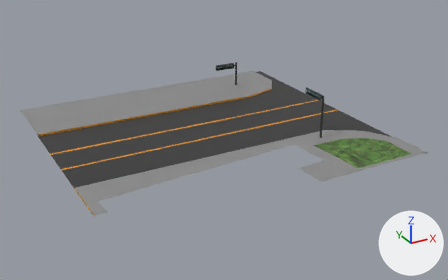
Two versions of the OBJ model data/maps/3D/mcity/import/map/0A_phut_s.obj, one commit apart.
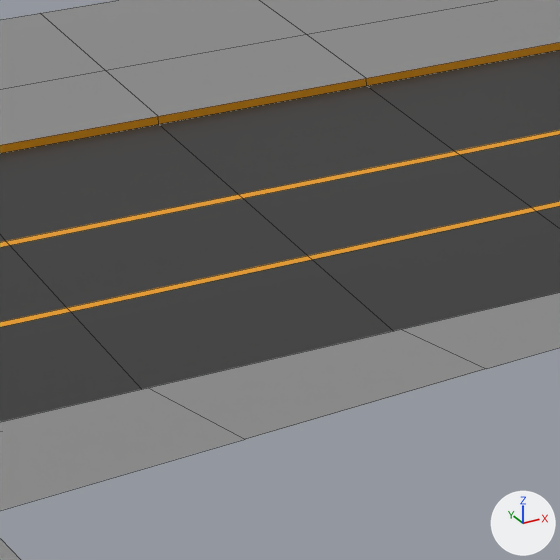
Each version is shown whole from a camera (50 mm lens) standing at (-13.79, -26.51, 12.62) and looking at (0.37, -0.76, -0.25), then close up on the part from 23% to 49% of the width and 33% to 75% of the height. Every picture has the same lights, and +X, +Y and +Z are marked at lower right. The close-ups show mesh edges as thin lines. Where no turn or scale is listed for an object, it has been applied to the vertices. Vertices at the same position are counted once.

The first close-up shows '0A_phut_s'.
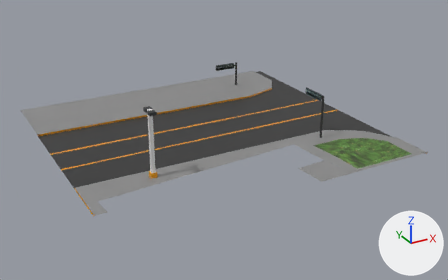
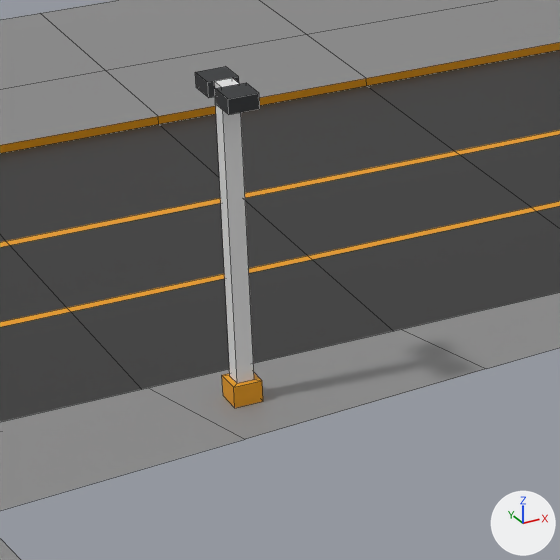
Location of each change, [x1, y1, x2, y2] in pixels of the close-ups (560 x 560 px):
part 1 of me_0a_phut_s, added: after [195, 67, 239, 98]
part 2 of me_0a_phut_s, added: after [215, 83, 260, 115]
part 3 of me_0a_phut_s, added: after [214, 78, 263, 408]

Edits to the bpy script that builds the scene:
```text
Add mat_marsindx_1:
    mat_marsindx_1 = principled_material('MARSINDX_1')
    mat_marsindx_1.base_color = (0.0276, 0.03, 0.0331)  # black #2e3033
Add mat_marsindx_255:
    mat_marsindx_255 = principled_material('MARSINDX_255')
    mat_marsindx_255.base_color = (0.8, 0.8, 0.8)  # white #e7e7e7
Change me_0a_phut_s:
    used by ob_0a_phut_s; location = (0.0, 0.0, 0.0)
    remove me_0a_phut_s.from_pydata(...)  # 168 vertices, 159 faces; spans x -8.0..8.0, y -7.3..8.0, z -0.1..2.3
    add me_0a_phut_s.from_pydata(...)  # 204 vertices, 189 faces; spans x -8.0..8.0, y -7.3..8.0, z -0.1..3.2
    me_0a_phut_s part 1: a new loose piece, a box spanning x -4.78..-4.48, y -3.23..-2.93, z 3.04..3.19, in mat_marsindx_1 (black #2e3033)
    me_0a_phut_s part 2: a new loose piece, a box spanning x -4.78..-4.48, y -3.7..-3.4, z 3.04..3.19, in mat_marsindx_1 (black #2e3033)
    me_0a_phut_s part 3: a new loose piece of 20 vertices spanning x -4.8..-4.5, y -3.5..-3.2, z 0.0..3.2
    add me_0a_phut_s.materials.append(mat_marsindx_1)  # black #2e3033
    add me_0a_phut_s.materials.append(mat_marsindx_255)  # white #e7e7e7
```
